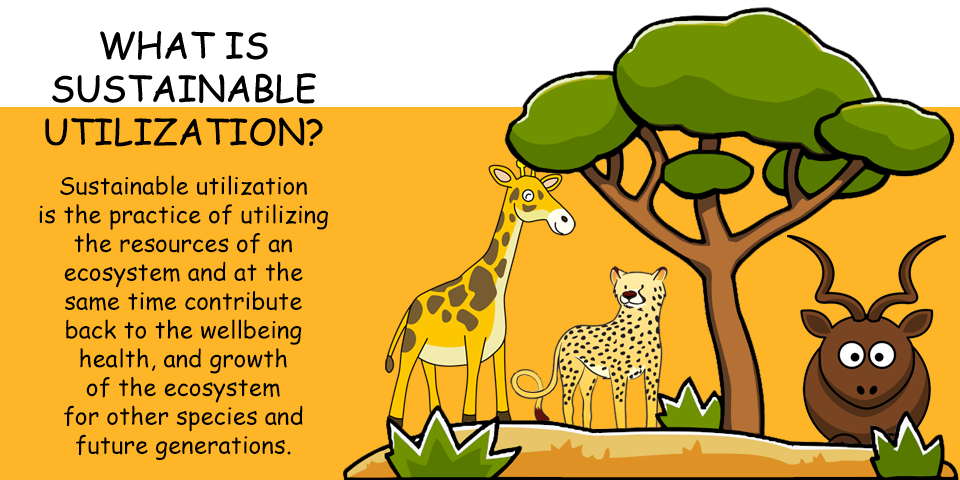
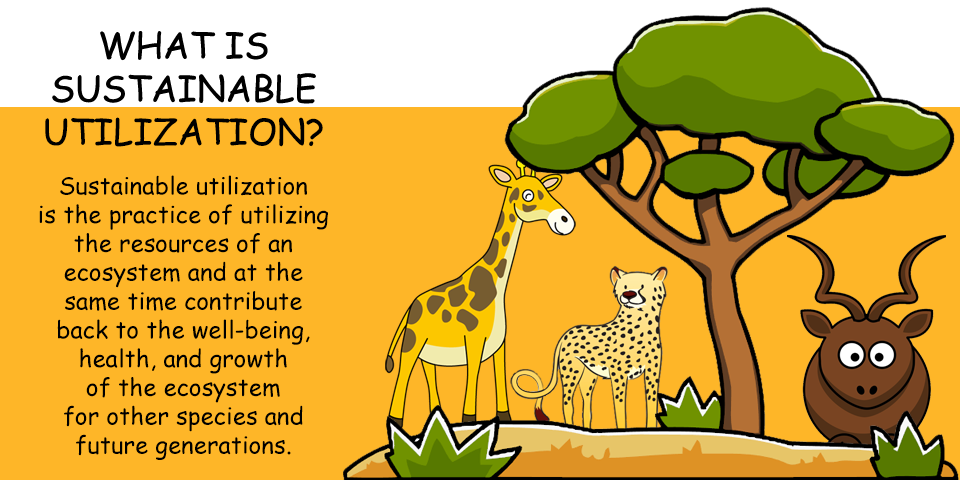
Layered file, before and after one edit (960x480). Changes by layer:
painted on "Sustainable utilization is the practice of utilizing the resour" over box(57, 319, 310, 345)
